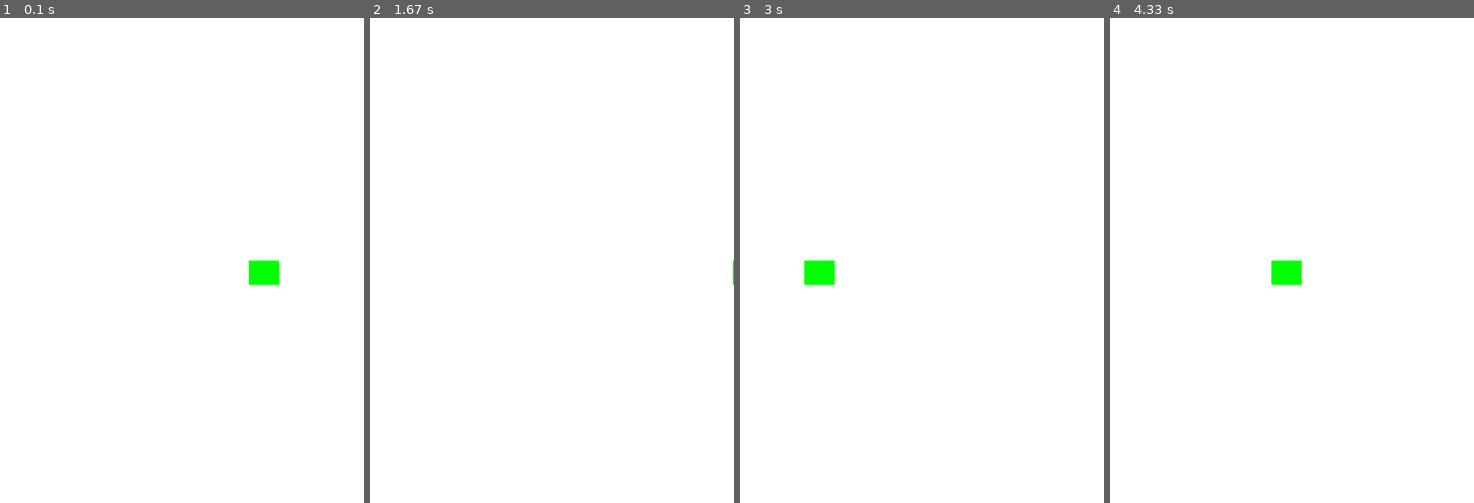
Above: before the commit, frames 1-4 (left to right).
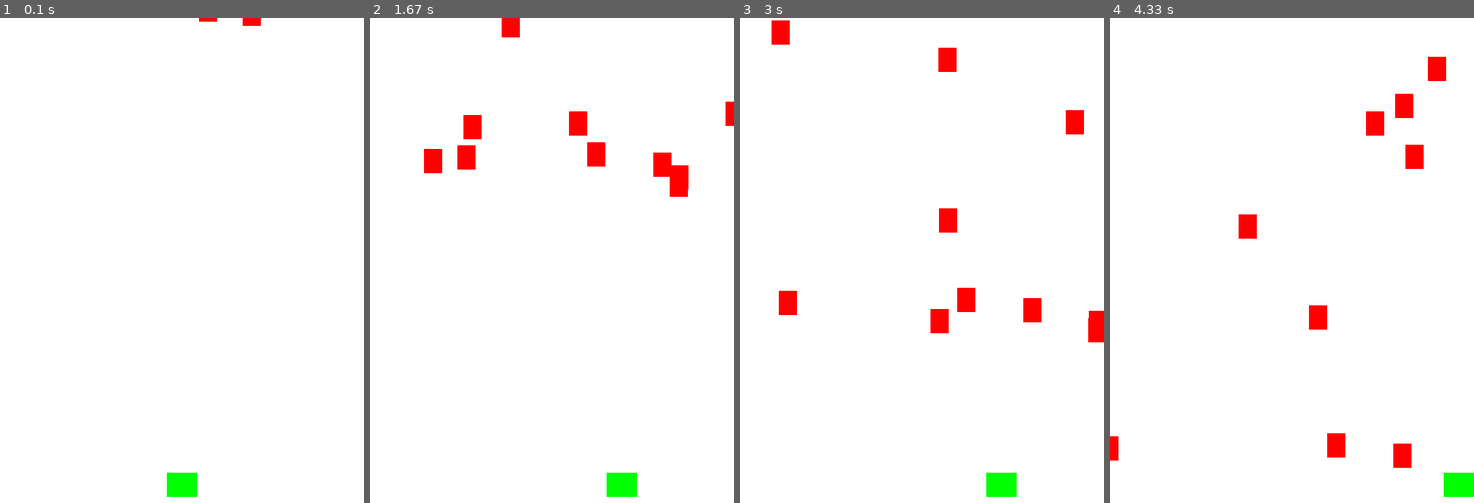
Above: after the commit, the same moments.

Repository: jz588738-byte/my-first-pygame
Game: pygame game, started from main.py
Same seed, same stepped clock (60 frames per second), same inputs: the game is played once before the commit and once after it.
Inputs:
- Up to frame 1 (0.1 s): no input
- Up to frame 2 (1.67 s): hold D 0.33-0.8 s; hold D 0.83-1.3 s; hold A from 1.33 s (still down)
- Up to frame 3 (3 s): release A at 1.87 s; hold A 1.9-2.3 s; hold D 2.33-2.97 s
- Up to frame 4 (4.33 s): hold A 3-3.47 s; hold D 3.5-3.97 s; hold D from 4 s (still down)

The runs differ from the first frame. In frame 1, 1.0% of the frame differs, in the area x 45-77%, y 0-99%; in frame 2, 2.6%; in frame 3, 3.1%, in the area x 8-100%, y 0-99%; in frame 4, 2.9%.

Commit message:
feat: 新增敵人 - 隕石

Diff:
--- a/main.py
+++ b/main.py
@@ -1,4 +1,5 @@
 import pygame
+import random
 
 #遊戲初始化
 pygame.init()
@@ -13,6 +14,7 @@
 #顏色
 WHITE = (255,255,255)
 GREEN = (0,255,0)
+RAD = (255,0,0)
 
 class Player(pygame.sprite.Sprite):
     def __init__(self):
@@ -20,19 +22,47 @@
         self.image = pygame.Surface((50,40))
         self.image.fill(GREEN)
         self.rect = self.image.get_rect()
-        self.rect.center = (WIDTH // 2,HEIGHT // 2)
-        self.rect.x = 400
-        self.rect.y = 400
+        self.rect.centerx = WIDTH // 2
+        self.rect.bottom = HEIGHT - 10
+        self.speedx = 8
 
     def update(self):
-        self.rect.x += 2
-        if self.rect.left > WIDTH:
-            self.rect.right = 0
+        key_pressed = pygame.key.get_pressed()
+        if key_pressed[pygame.K_d]:
+            self.rect.x += self.speedx
+        if key_pressed[pygame.K_a]:
+            self.rect.x -= self.speedx
+
+        if self.rect.right > WIDTH:
+            self.rect.right = WIDTH
+        if self.rect.left < 0:
+            self.rect.left = 0
+
+class Rock(pygame.sprite.Sprite):
+    def __init__(self):
+        super().__init__()
+        self.image = pygame.Surface((30,40))
+        self.image.fill(RAD)
+        self.rect = self.image.get_rect()
+        self.rect.x = random.randrange(0,WIDTH - self.rect.width)
+        self.rect.y = random.randrange(-100,-40)
+        self.speedy = random.randrange(2,4)
+        self.speedx = random.randrange(-2, 2)
+    def update(self):
+        self.rect.x += self.speedx
+        self.rect.y += self.speedy
+        if self.rect.top > HEIGHT or self.rect.left > WIDTH or self.rect.right < 0:
+            self.rect.x = random.randrange(0, WIDTH - self.rect.width)
+            self.rect.y = random.randrange(-100, -40)
+            self.speedy = random.randrange(2, 5)
+            self.speedx = random.randrange(2, 5)
 
 all_sprites = pygame.sprite.Group()
 player = Player()
 all_sprites.add(player)
-
+for _ in range(10):
+    rock = Rock()
+    all_sprites.add(rock)
 
 #遊戲迴圈
 running = True
